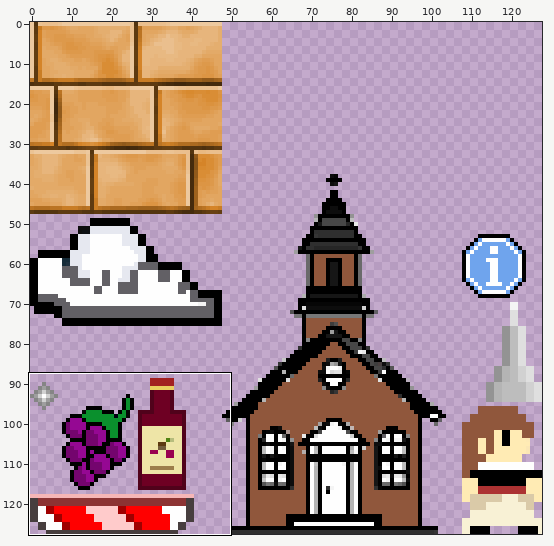
Sprite sheet: gfx/atlas/atlas.png. Above: a wide view before the commit, with the close-up outlined.
Close-up. Before the edit:
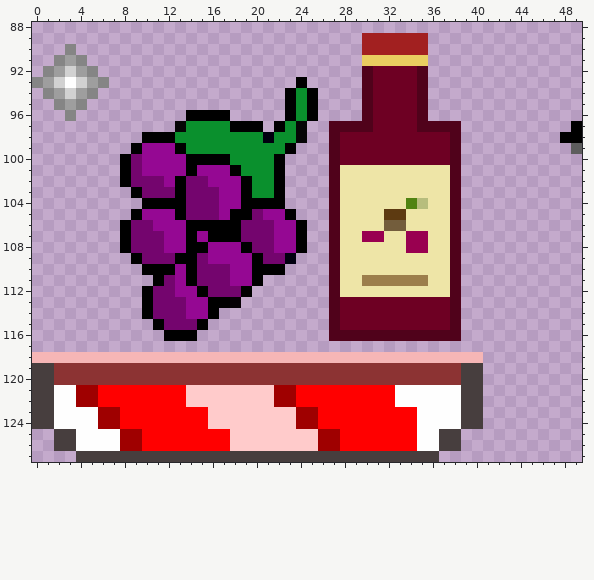
The file is 128x128 pixels. Colours within 5 levels of each other are drawn and written as one. Shown: x 0..49, y 88..127. The commit also changed other parts of the picture, which this record leaves out.
Now the later version:
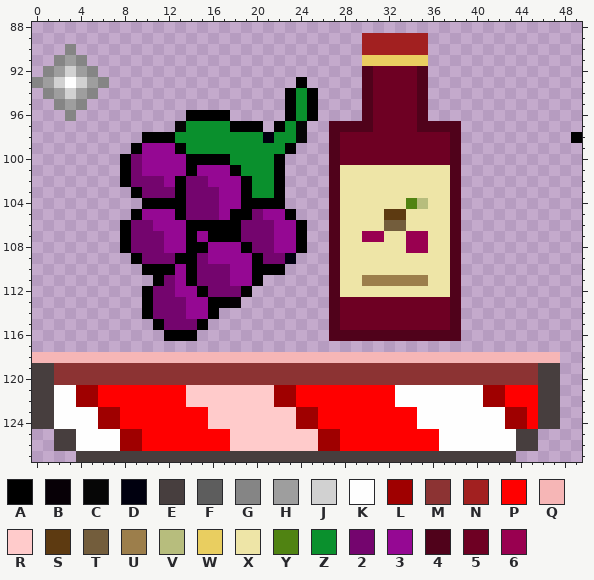
Palette (. is transparent): A #000000  B #070006  C #060606  D #00000f  E #473e3e  F #5d5d5d  G #858585  H #9e9e9e  J #d1d1d1  K #fefefe  L #9f0000  M #8c3333  N #a22020  P #ff0000  Q #f6b6b6  R #ffcbcb  S #5d3a11  T #735d3c  U #9c7e4b  V #b7bd7d  W #e9ce60  X #eee5a7  Y #508312  Z #0a902d  2 #74056e  3 #950893  4 #50021b  5 #6e0023  6 #990050
The edit:
{"y":97,"x":49,"old":"A","new":"."}
{"y":98,"x":48,"old":"A","new":"."}
{"y":99,"x":49,"old":"F","new":"."}
{"y":118,"x":41,"old":".......","new":"QQQQQQQ"}
{"y":119,"x":39,"old":"EE.......","new":"MMMMMMMEE"}
{"y":120,"x":39,"old":"EE.......","new":"MMMMMMMEE"}
{"y":121,"x":39,"old":"EE.......","new":"KKLLPPPEE"}
{"y":122,"x":39,"old":"EE.......","new":"KKLLPPPEE"}
{"y":123,"x":39,"old":"EE.......","new":"KKKKLLPEE"}
{"y":124,"x":39,"old":"EE.......","new":"KKKKLLPEE"}
{"y":125,"x":35,"old":"KKEE.......","new":"PPKKKKKKKEE"}
{"y":126,"x":35,"old":"KKEE.......","new":"PPKKKKKKKEE"}
{"y":127,"x":37,"old":".......","new":"EEEEEEE"}
{"label":"erased","picture_box":[560,121,582,154]}
{"label":"changed","picture_box":[417,352,560,462]}
